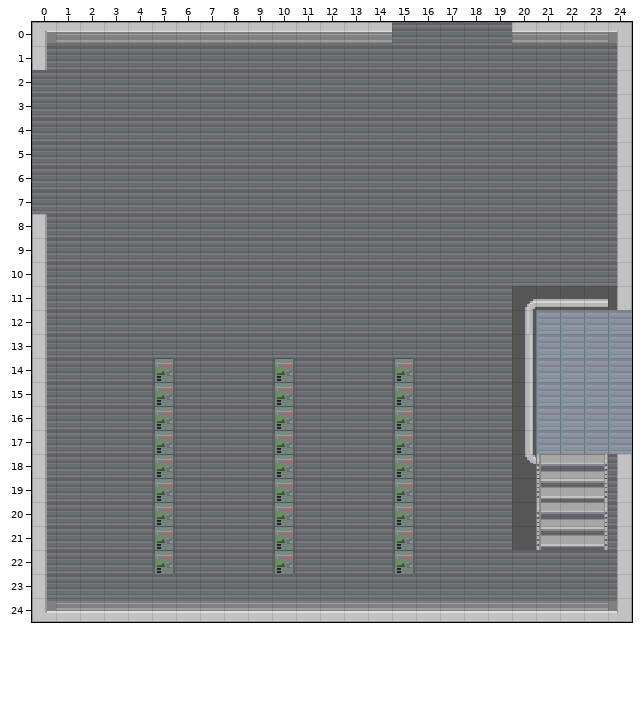
Two versions of a level (Tiled map, Assets/SuperTiled2Unity/tiled/laboratorio.tmx). Above is the file before it was changed.
Cells are 16x16 px. Shown: x 0..24, y 0..24.
Once edited:
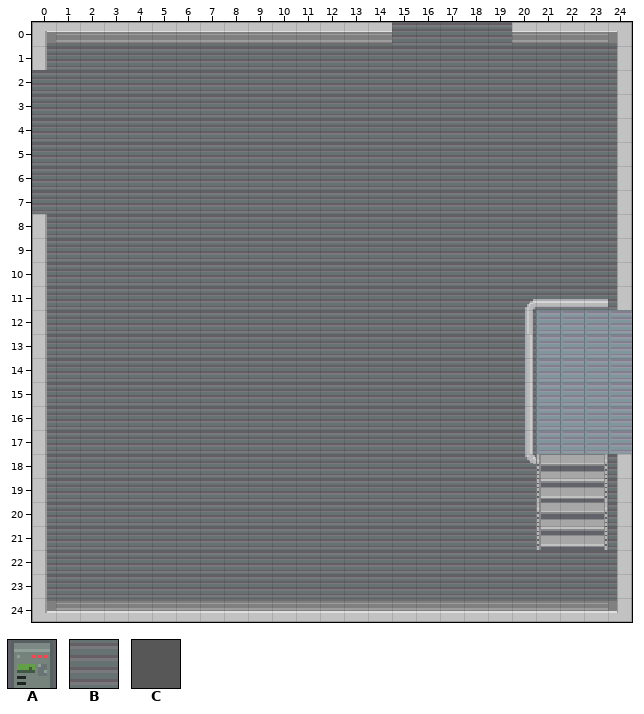
Key: from "laboratorio": A 48, B 422, C 543.
_ is an empty cell.
Tiles replaced or removed in this view: A, C.
Edits made:
Changed rows in their new state; . is an unchanged cell.
Layer "grounded":
first column x 20:
11 BBBBB
12 B....
13 B....
14 B....
15 B....
16 B....
17 B....
18 B....
Layer "collisions":
first column x 5:
14 _...._...._.....
15 _...._...._.....
16 _...._...._.....
17 _...._...._.....
18 _...._...._.....
19 _...._...._...._
20 _...._...._...._
21 _...._...._...._
22 _...._...._.....
Pixel boxes of the changes (left, top, right, bottom) in both pictures:
changed: (512, 286, 617, 550)
removed: (153, 358, 175, 574)
removed: (273, 358, 295, 574)
removed: (393, 358, 415, 574)
